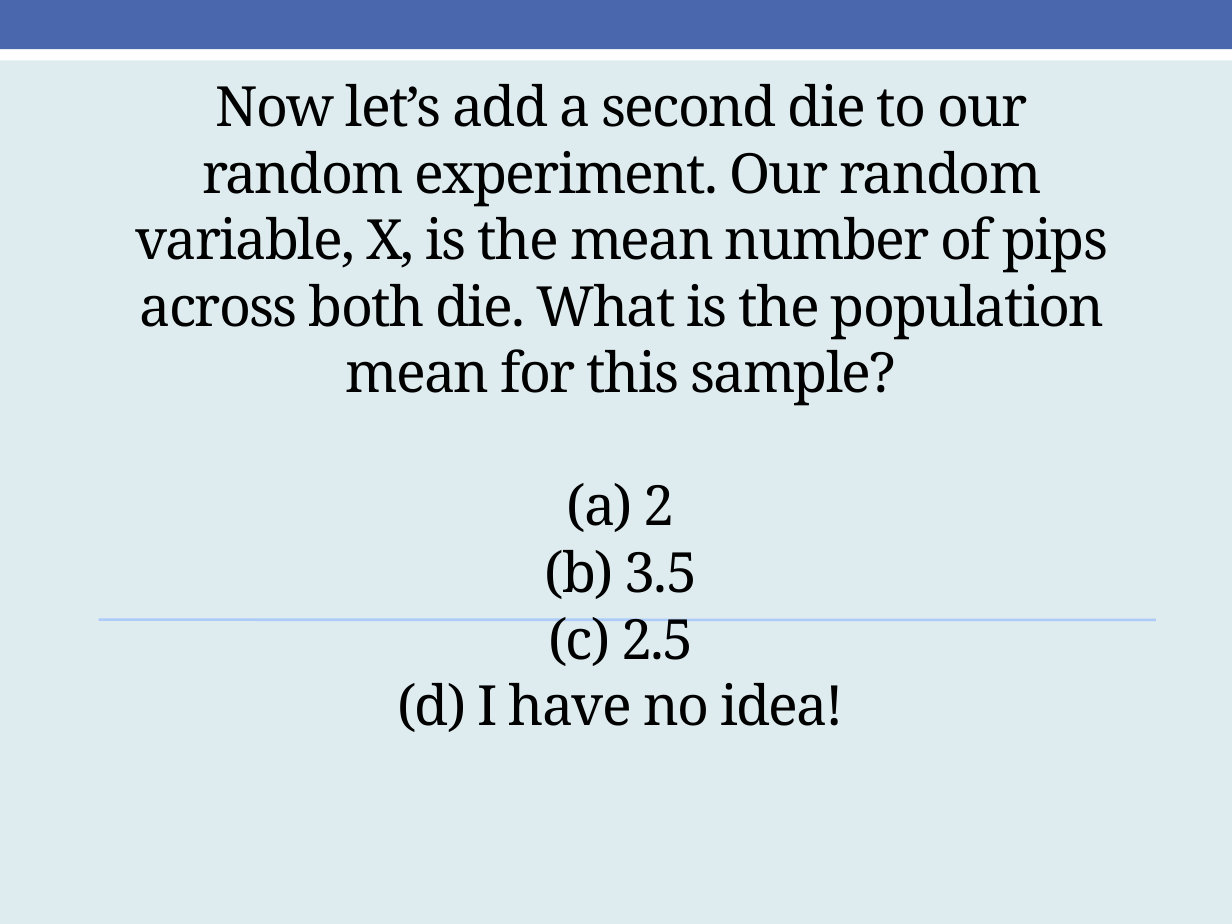
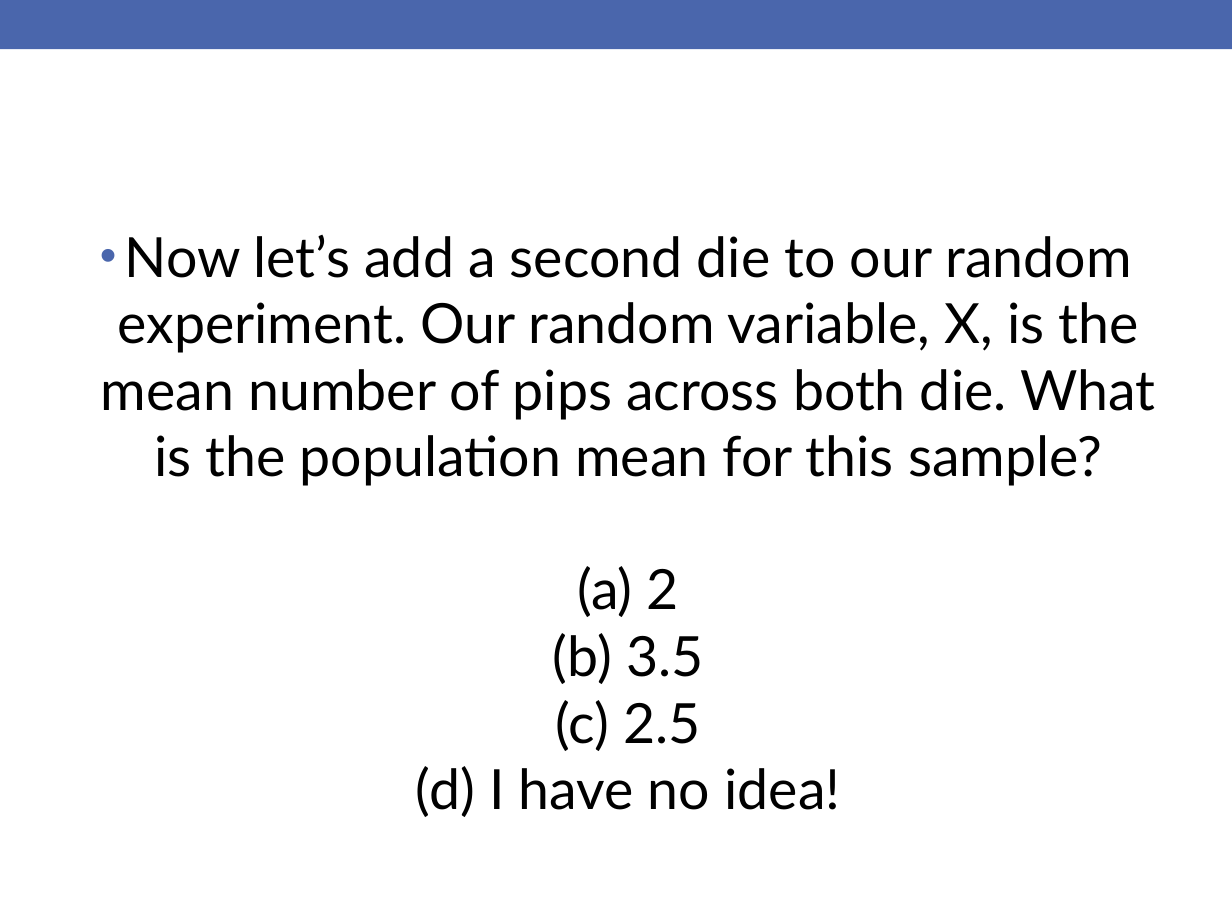
Before and after one commit to rebeccal/ohsu-math630, a slide deck: slide 42 of slides/cm041.pptx. Drawn at 1232x924 pixels with LibreOffice and Linux fonts; fonts in the diff are those of the drawing. Boxes give left, top, right and bottom in pixels: in the first picture for what was removed or moved away, otherwise in the second. Text is boxed around its words. In the diff, an @@ line names an element or a change of style, - is before the commit and + after.

```diff
--- a/slides/cm041.pptx
+++ b/slides/cm041.pptx
@@ background #DEECEF to #FFFFFF @@
@@ rectangle removed at bbox=[0, 30, 1232, 60] @@
@@ text "Now let’s add a second ...": place and size @@
-text "Now let’s add a second ..." at bbox=[135, 84, 1108, 732]
+text "Now let’s add a second ..." at bbox=[101, 235, 1155, 817]
@@ text "Now let’s add a second ..." at bbox=[101, 235, 1155, 817]: font Noto Serif to Lato, letter spacing -1 to 0 pt; bullet none to •; more space between paragraphs @@
@@ line removed from (99, 620) to (1156, 620) @@
```
Also in this commit, not shown: 14 other slides changed, 1 slide added, 1 other file.
